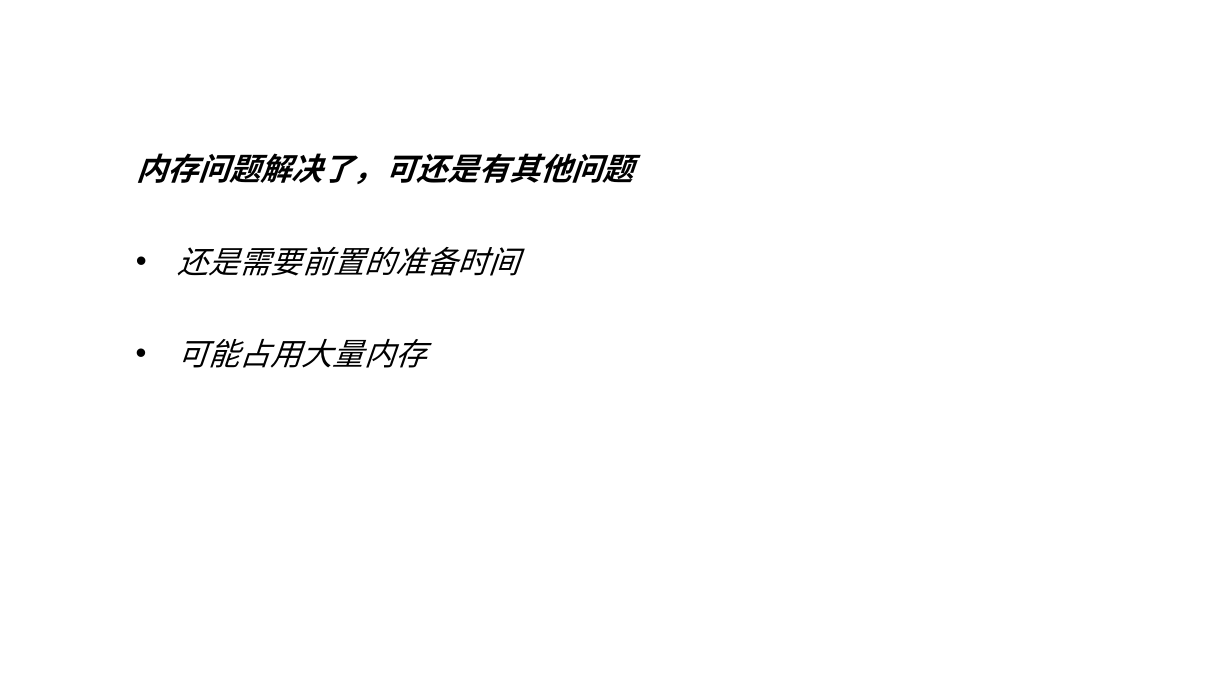
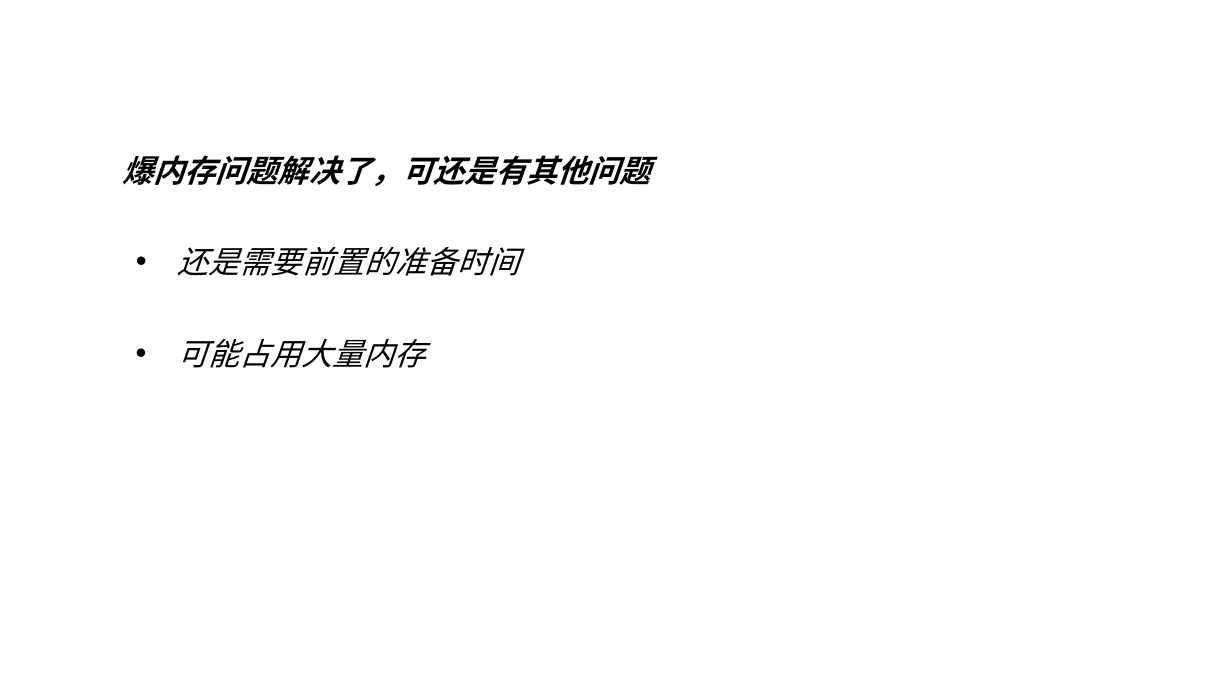
Before and after one commit to KEXUJIAN/stream-demo, a slide deck: slide 8 of stream.ppt. Drawn at 1232x693 pixels with LibreOffice and Linux fonts; fonts in the diff are those of the drawing. Boxes give left, top, right and bottom in pixels: in the first picture for what was removed or moved away, otherwise in the second. Text is boxed around its words. In the diff, an @@ line names an element or a change of style, - is before the commit and + after.

```diff
--- a/stream.ppt
+++ b/stream.ppt
@@ text at (123, 155, 652, 186): text changed @@
-内存问题解决了，可还是有其他问题
+爆内存问题解决了，可还是有其他问题
```
Also in this commit, not shown: 17 other slides changed.
